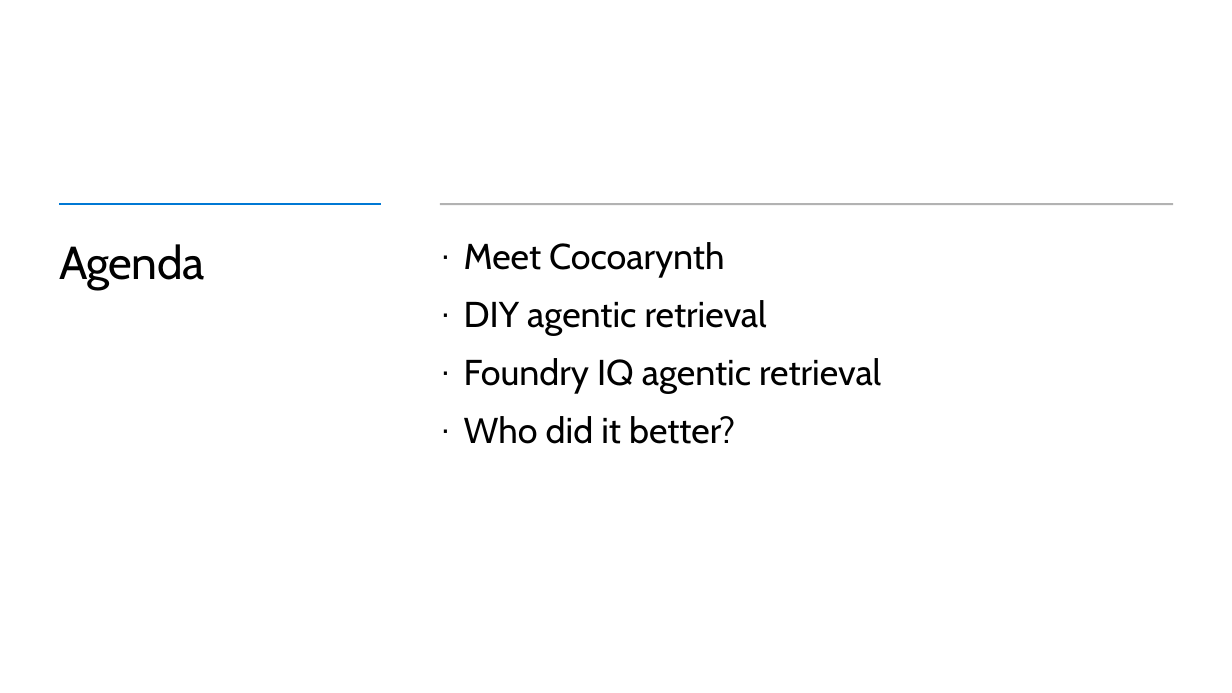
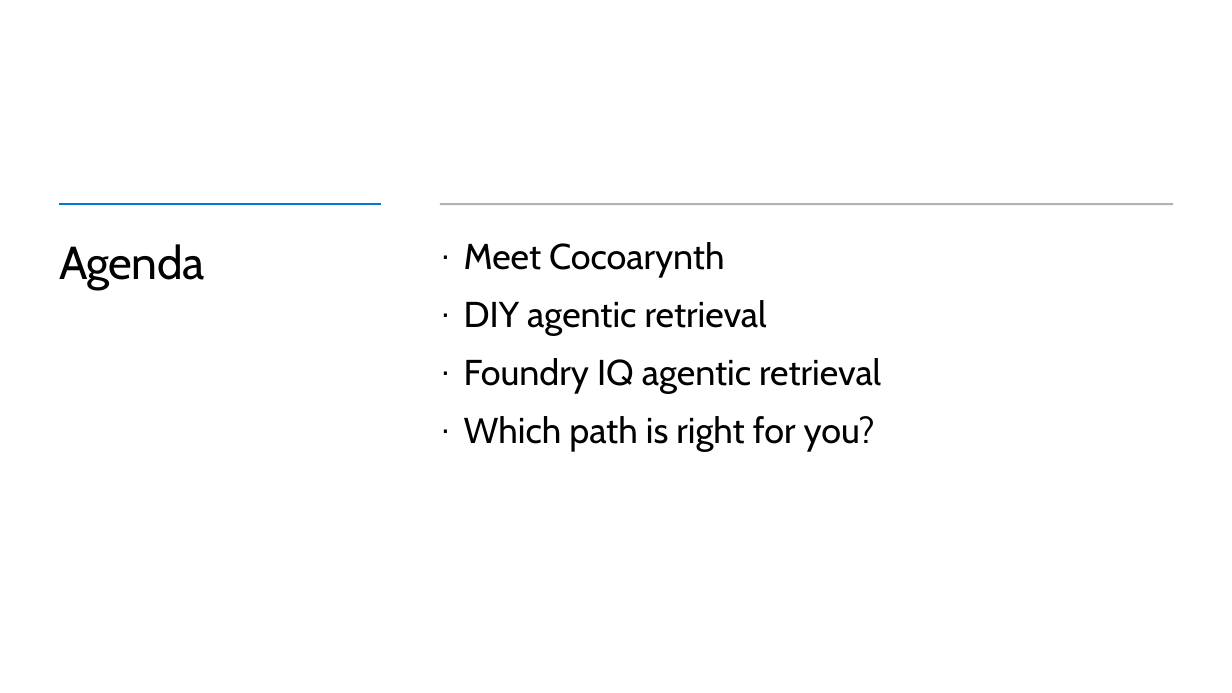
Before and after one commit to microsoft/ignite26-BRK300-building-agentic-retrieval-from-diy-to-foundry-iq, a slide deck: slide 3 of IgniteBRK300-WorkingDeck.pptx. Drawn at 1232x693 pixels with LibreOffice and Linux fonts; fonts in the diff are those of the drawing; background and template pictures are left out. Boxes give left, top, right and bottom in pixels: in the first picture for what was removed or moved away, otherwise in the second. Text is boxed around its words. In the diff, an @@ line names an element or a change of style, - is before the commit and + after.

```diff
--- a/IgniteBRK300-WorkingDeck.pptx
+++ b/IgniteBRK300-WorkingDeck.pptx
@@ text at <box>464,416,875,452</box>: text changed @@
-· Who did it better?
+· Which path is right for you?
```
Also in this commit, not shown: 11 other slides changed, 4 slides added, 4 slides removed, 7 other files.
